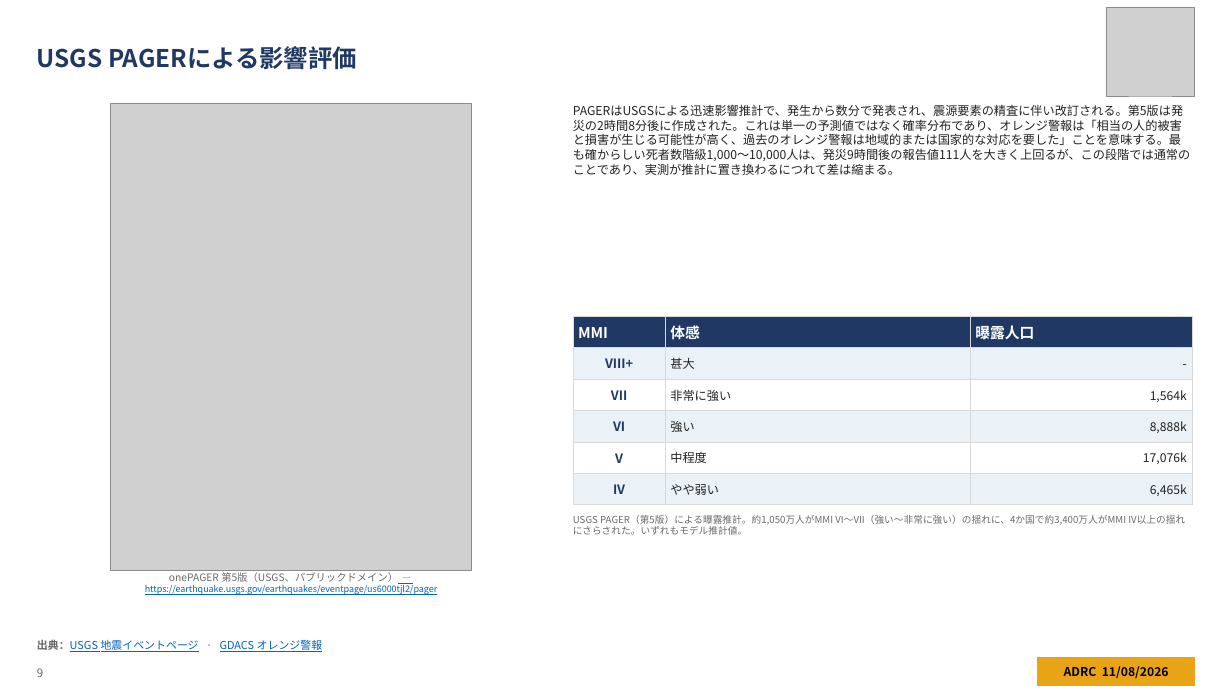
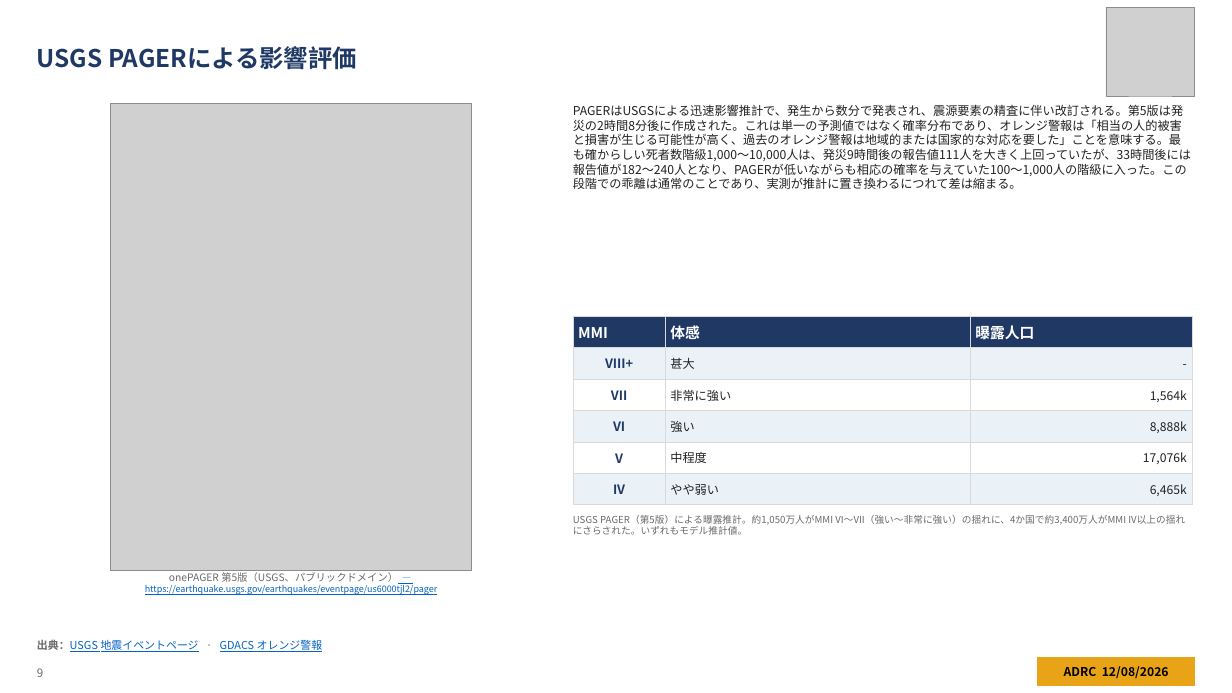
Before and after one commit to kochobi-max/whatsmap, a slide deck: slide 9 of reports/colombia_eq_20260810/output/ADRC_EQ_COL_Choco_20260810_JA.pptx. Drawn at 1232x693 pixels with LibreOffice and Linux fonts; fonts in the diff are those of the drawing; grey boxes stand for pictures. Boxes give left, top, right and bottom in pixels: in the first picture for what was removed or moved away, otherwise in the second. Text is boxed around its words. In the diff, an @@ line names an element or a change of style, - is before the commit and + after.

```diff
--- a/reports/colombia_eq_20260810/output/ADRC_EQ_COL_Choco_20260810_JA.pptx
+++ b/reports/colombia_eq_20260810/output/ADRC_EQ_COL_Choco_20260810_JA.pptx
@@ text at (x1=573, y1=104, x2=1191, y2=189): text changed @@
-PAGERはUSGSによる迅速影響推計で、発生から数分で発表され、震源要素の精査に伴い改訂される。第5版は発災の2時間8分後に作成された。これは単一の予測値ではなく確率分布であり、オレンジ警報は「相当の人的被害と損害が生じる可能性が高く、過去のオレンジ警報は地域的または国家的な対応を要した」ことを意味する。最も確からしい死者数階級1,000〜10,000人は、発災9時間後の報告値111人を大きく上回るが、この段階では通常のことであり、実測が推計に置き換わるにつれて差は縮まる。
+PAGERはUSGSによる迅速影響推計で、発生から数分で発表され、震源要素の精査に伴い改訂される。第5版は発災の2時間8分後に作成された。これは単一の予測値ではなく確率分布であり、オレンジ警報は「相当の人的被害と損害が生じる可能性が高く、過去のオレンジ警報は地域的または国家的な対応を要した」ことを意味する。最も確からしい死者数階級1,000〜10,000人は、発災9時間後の報告値111人を大きく上回っていたが、33時間後には報告値が182〜240人となり、PAGERが低いながらも相応の確率を与えていた100〜1,000人の階級に入った。この段階での乖離は通常のことであり、実測が推計に置き換わるにつれて差は縮まる。
@@ text at (x1=1064, y1=666, x2=1169, y2=678): text changed @@
-ADRC 11/08/2026
+ADRC 12/08/2026
```
Also in this commit, not shown: 26 other slides changed, 7 other files.
